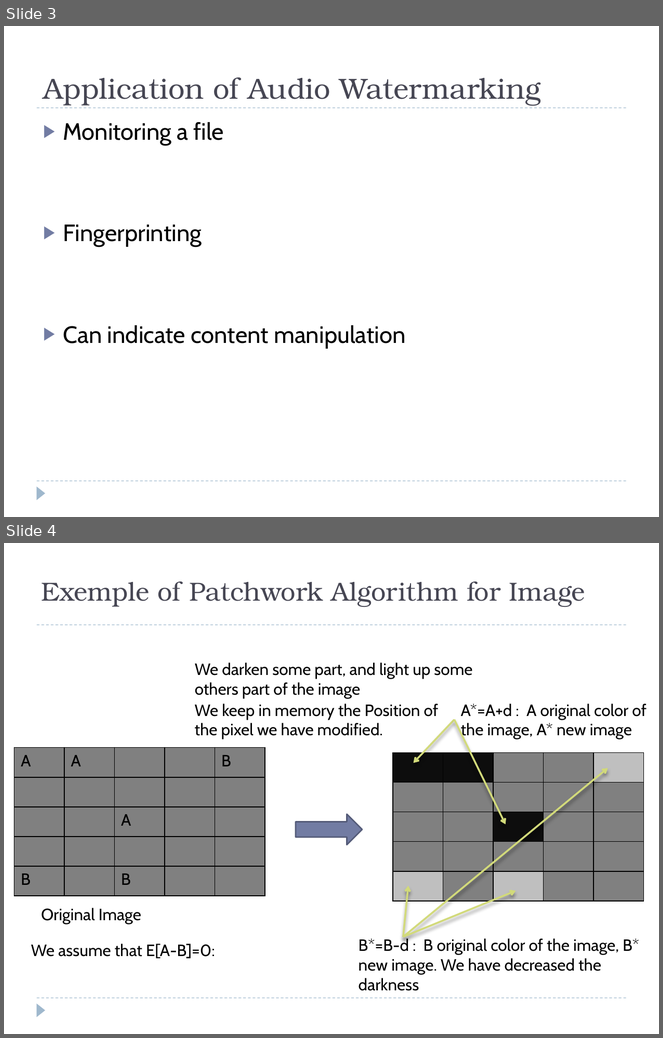
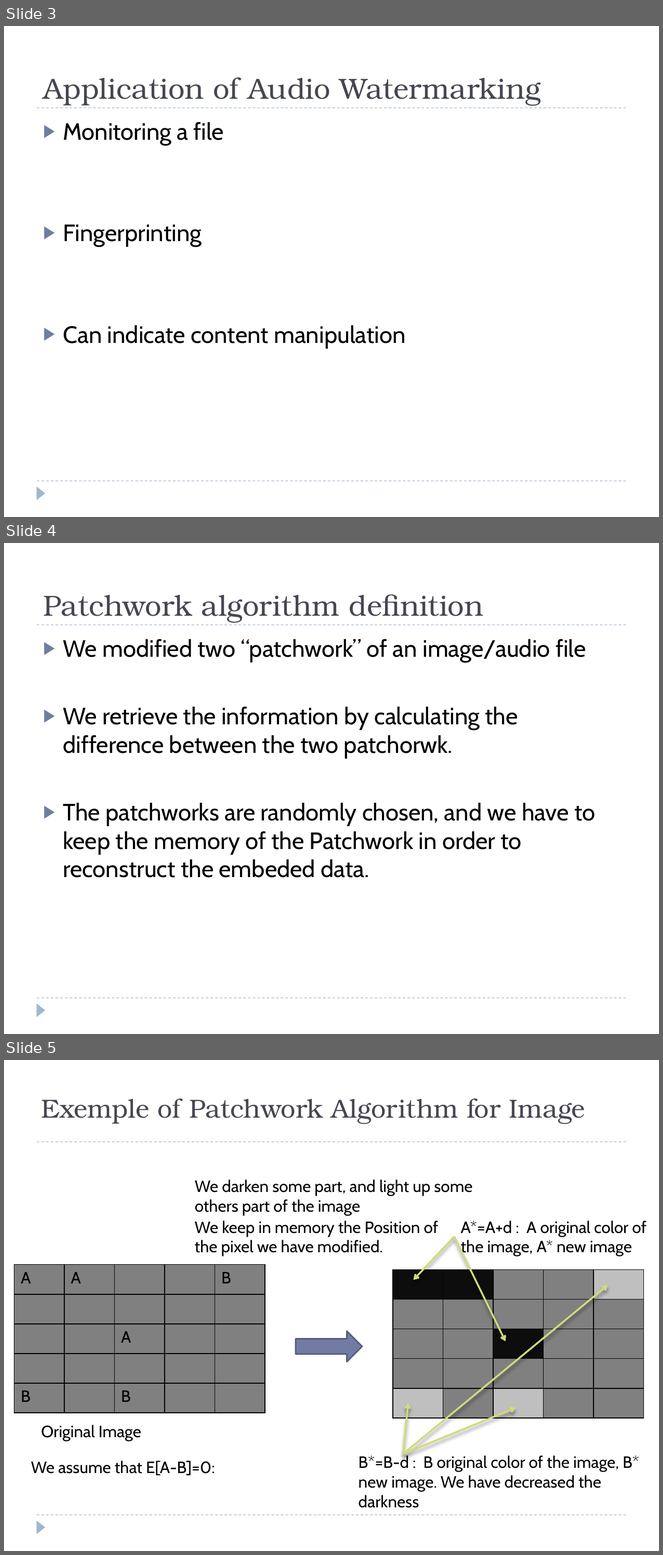
Before and after one commit to saadmahboob/kaist, a slide deck: Digital Speech Processing/Project/Diapo/MPA-Mid presentation.pptx. Shown one above the other, each under a label of ours: slides 3 and 4 before the commit, slides 3, 4 and 5 after it. The pictures are 663x1038 and 663x1555 pixels, drawn with LibreOffice and Linux fonts; fonts in the diff are those of the drawing. Boxes give left, top, right and bottom in pixels: in the first picture for what was removed or moved away, otherwise in the second. Text is boxed around its words. In the diff, an @@ line names an element or a change of style, - is before the commit and + after.

```diff
--- a/Digital Speech Processing/Project/Diapo/MPA-Mid presentation.pptx
+++ b/Digital Speech Processing/Project/Diapo/MPA-Mid presentation.pptx
@@ slide 4 added at (4, 543, 659, 1034), background #FFFFFF; not listed: 3 template elements that a slide beside it also shows @@
@@ title added at (43, 594, 484, 623), 32 pt, text #464653 @@
+Patchwork algorithm definition
@@ text added at (63, 639, 595, 878), 26 pt, text #000000 @@
+▶ We modified two “patchwork” of an image/audio file
+▶ We retrieve the information by calculating the difference between the two patchorwk.
+▶ The patchworks are randomly chosen, and we have to keep the memory of the Patchwork in order to reconstruct the embeded data.
@@ what was slide 4 is now slide 5 @@
```
Also in this commit, not shown: 3 slides changed, 2 other slides added, 1 other file.
